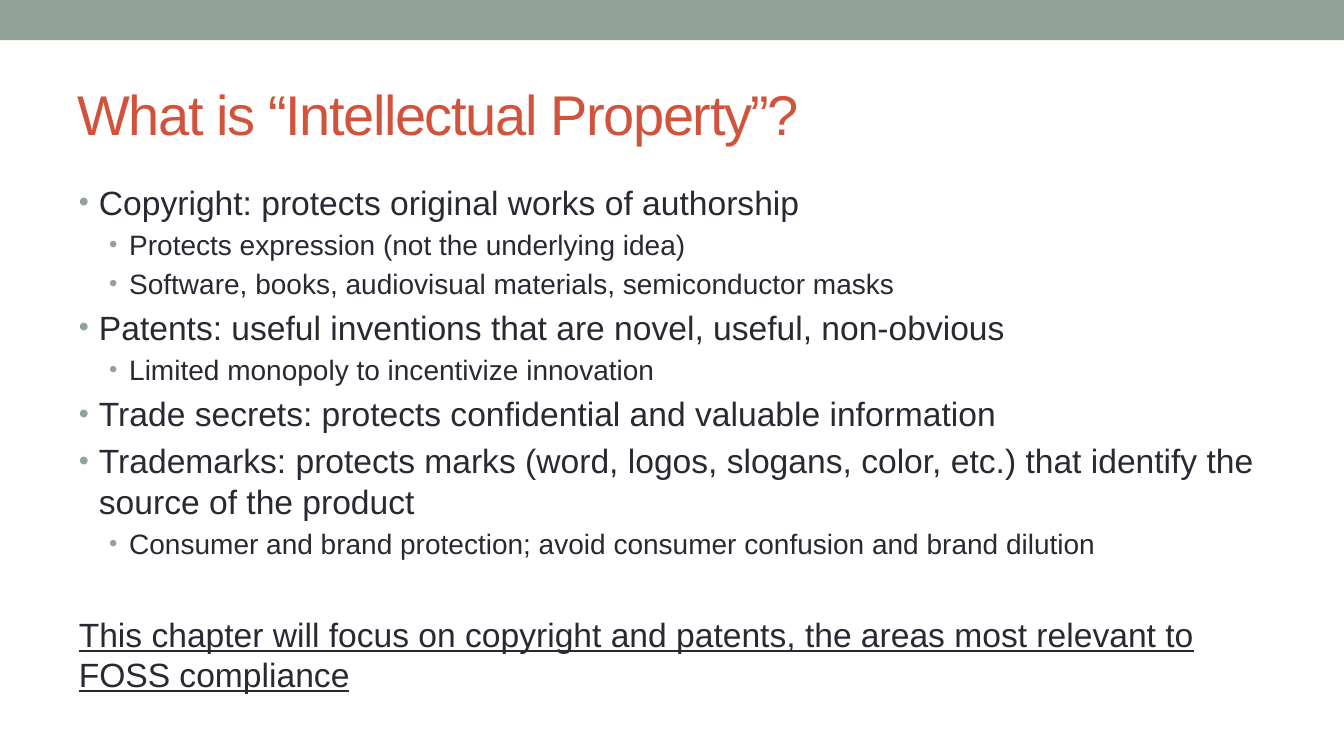
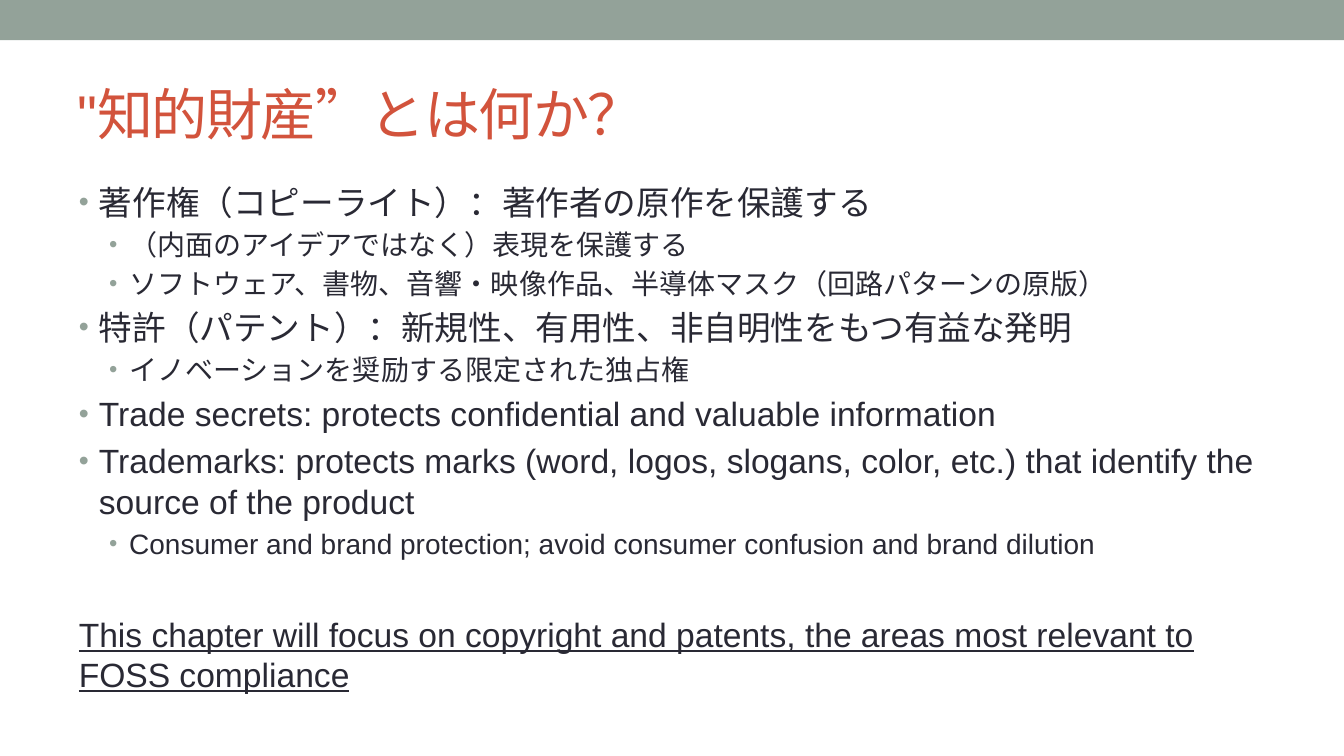
Before and after one commit to OpenChain-Project/Curriculum-Translation-JP, a slide deck: slide 5 of target/openchain-curriculum-release-2.pptx. Drawn at 1344x756 pixels with LibreOffice and Linux fonts; fonts in the diff are those of the drawing; background and template pictures are left out. Boxes give left, top, right and bottom in pixels: in the first picture for what was removed or moved away, otherwise in the second. Text is boxed around its words. In the diff, an @@ line names an element or a change of style, - is before the commit and + after.

```diff
--- a/target/openchain-curriculum-release-2.pptx
+++ b/target/openchain-curriculum-release-2.pptx
@@ title at [77,91,644,140]: text changed @@
-What is “Intellectual Property”?
+"知的財産”とは何か？
@@ text at [99,186,1106,383]: text changed @@
-• Copyright: protects original works of authorship
-  • Protects expression (not the underlying idea)
-  • Software, books, audiovisual materials, semiconductor masks
-• Patents: useful inventions that are novel, useful, non-obvious
-  • Limited monopoly to incentivize innovation
+• 著作権（コピーライト）：著作者の原作を保護する
+  • （内面のアイデアではなく）表現を保護する
+  • ソフトウェア、書物、音響・映像作品、半導体マスク（回路パターンの原版）
+• 特許（パテント）：新規性、有用性、非自明性をもつ有益な発明
+  • イノベーションを奨励する限定された独占権
```
Also in this commit, not shown: 7 other slides changed, 9 other files.
